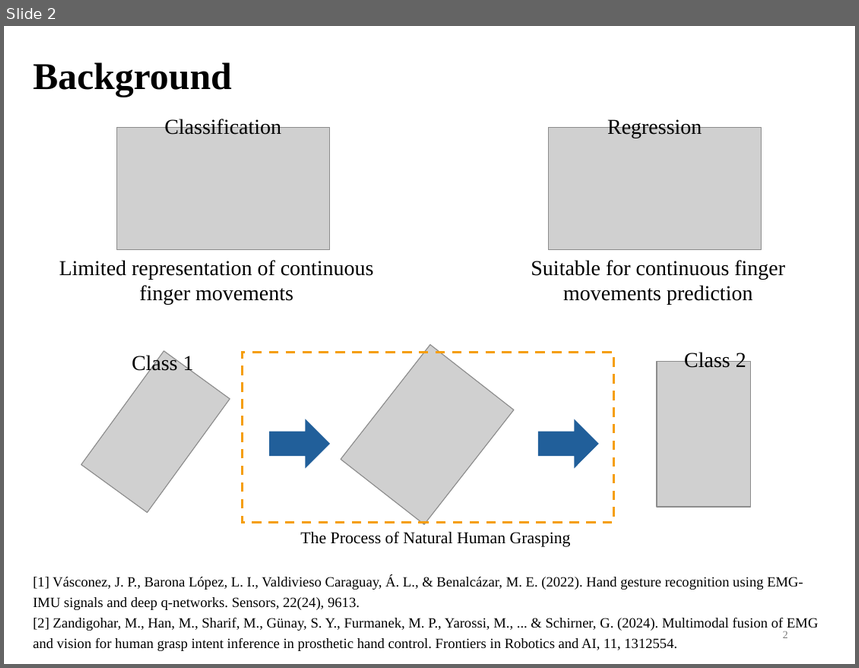
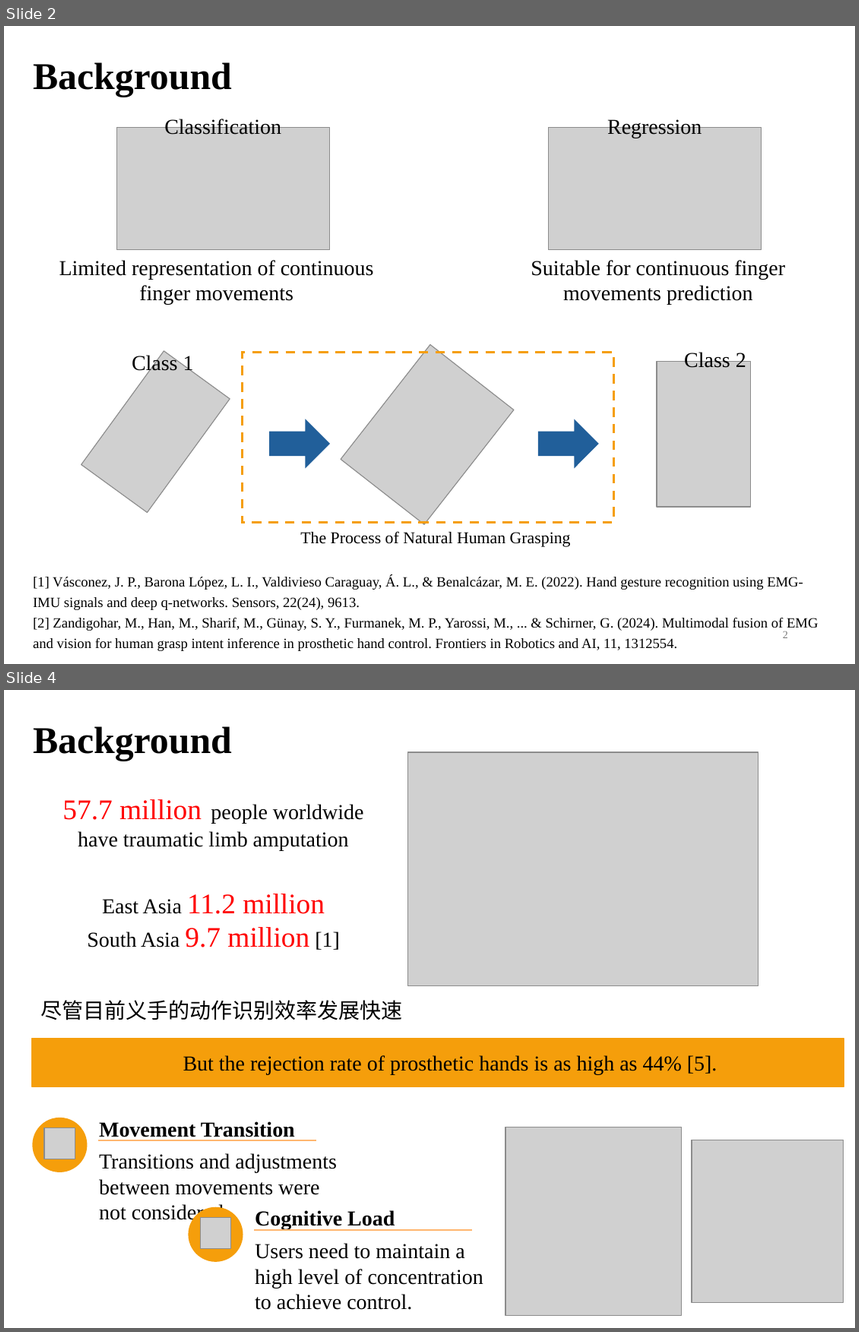
Before and after one commit to DiXiQing/Multimodal_Imitation_Learning, a slide deck: Zemi/2026-10-28v2-Di.pptx. Shown one above the other, each under a label of ours: slide 2 before the commit, slides 2 and 4 after it; the slides between them are not shown. The pictures are 859x668 and 859x1332 pixels, drawn with LibreOffice and Linux fonts; fonts in the diff are those of the drawing; grey boxes stand for pictures. Boxes give left, top, right and bottom in pixels: in the first picture for what was removed or moved away, otherwise in the second. Text is boxed around its words. In the diff, an @@ line names an element or a change of style, - is before the commit and + after.

```diff
--- a/Zemi/2026-10-28v2-Di.pptx
+++ b/Zemi/2026-10-28v2-Di.pptx
@@ slide 4 added at box(4, 690, 855, 1328), background #FFFFFF @@
@@ text added at box(33, 726, 232, 761), 32 pt, text #000000, bold @@
+Background
@@ picture added at box(408, 752, 759, 986) @@
@@ text added at box(63, 799, 364, 850), 18 pt, text #000000 @@
+57.7 million people worldwide
+have traumatic limb amputation
@@ text added at box(87, 894, 340, 950), 24 pt, text #FF0000 @@
+East Asia 11.2 million
+South Asia 9.7 million [1]
@@ text added at box(40, 1000, 402, 1021), 18 pt, text #000000 @@
+尽管目前义手的动作识别效率发展快速
@@ rectangle added at box(32, 1038, 843, 1087), fill #F59E0B, outline #F59E0B 1 pt @@
@@ text added at box(183, 1056, 718, 1075), 18 pt, text #000000 @@
+But the rejection rate of prosthetic hands is as high as 44% [5].
@@ group added at box(32, 1118, 337, 1224): 2 texts, 1 line, 1 ellipse, 1 picture @@
+Transitions and adjustments between movements were not considered.
+Movement Transition
@@ picture added at box(506, 1128, 682, 1315) @@
@@ picture added at box(692, 1140, 843, 1303) @@
@@ group added at box(188, 1208, 484, 1310): 2 texts, 1 line, 1 ellipse, 1 picture @@
+Users need to maintain a high level of concentration to achieve control.
+Cognitive Load
```
Also in this commit, not shown: 1 other slide added, 1 other file.
